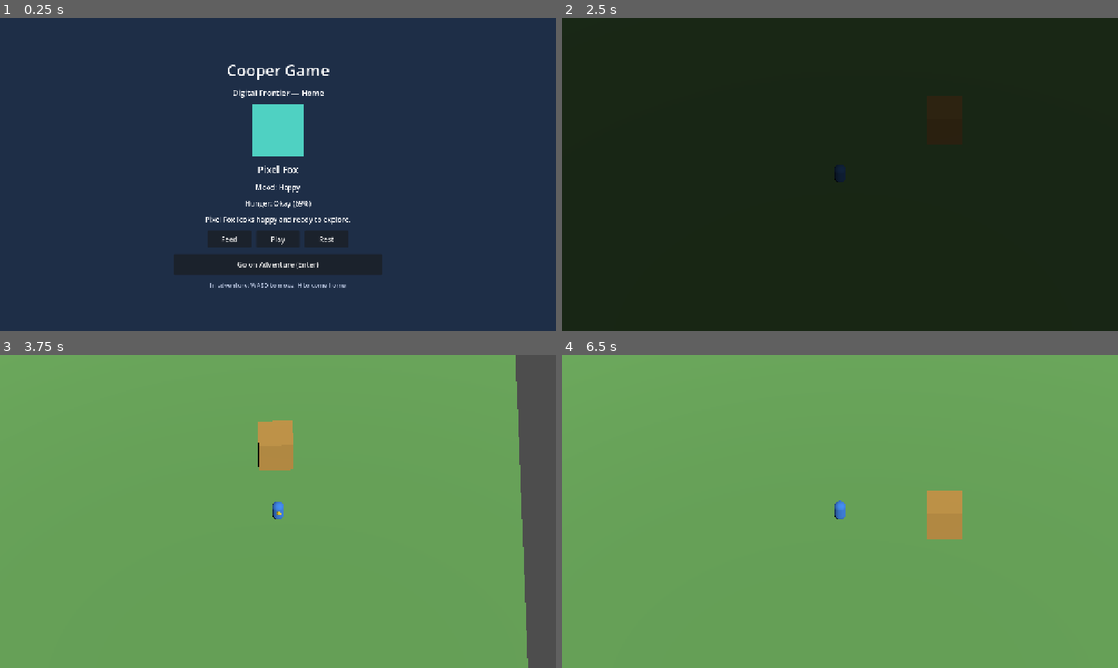
Above: before the commit, frames 1-4 (two rows, left to right).
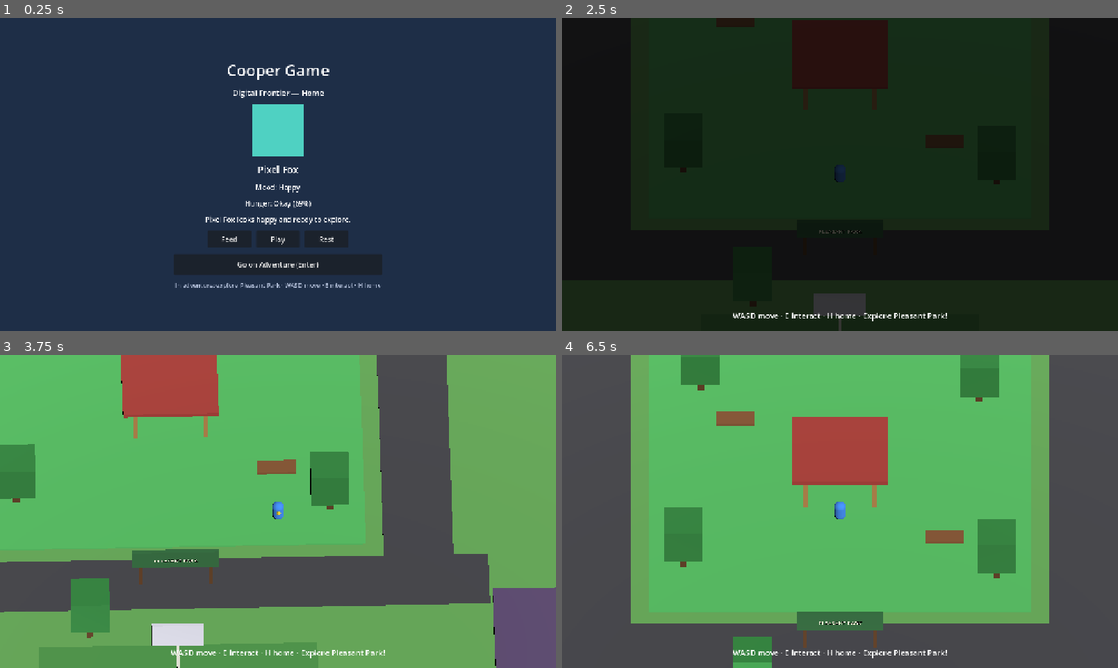
Above: after the commit, the same moments.

Repository: crossleyclark5-beep/a-video-game
Game: Godot game, scene res://scenes/bootstrap/boot.tscn
The game is run twice, just before and just after one commit, with the same random seed, the same clock (stepped at 60 frames per second) and the same inputs.
Inputs:
- Up to frame 1 (0.25 s): no input
- Up to frame 2 (2.5 s): click "Play" at 0.5 s; click "Play" at 1.25 s; click "Go on Adventure (Enter)" at 2 s
- Up to frame 3 (3.75 s): tap Enter (go_adventure) at 2.75, 3.6 s; hold D (move_right) 2.78-3.53 s; hold E (interact) 2.78-3.53 s; tap Space at 3.02 s; hold S (move_back) from 3.53 s (still down)
- Up to frame 4 (6.5 s): tap Space at 3.77, 6.02 s; tap E (interact) at 3.8, 5.85 s; release S (move_back) at 4.28 s; hold D (move_right) 4.28-5 s; hold E (interact) 4.28-5 s; tap H (go_home) at 4.35 s; click "Go on Adventure (Enter)" at 5 s; hold W (move_forward) from 5.78 s (still down)

The runs differ from the first frame. In frame 1, 0.3% of the frame differs, in the area x 31-69%, y 84-87%; in frame 2, 1.0%; in frame 3, 39%; in frame 4, 47%, in the area x 0-100%, y 0-100%.

Commit message:
Build Pleasant Park as first adventure world
Suburban starter town inspired by classic park-centered POI layout:
central gazebo park, sports field, 8 colorful houses, fuel stop, roads,
trees, welcome sign, and loot chests. Brick House and Green House are
enterable with roof-fade. Original Digital Frontier blockout geometry.

Co-authored-by: crossleyclark5-beep <crossleyclark5-beep@users.noreply.github.com>

Diff:
--- /dev/null
+++ b/digital-frontier/data/regions/pleasant_park.tres
@@ -0,0 +1,17 @@
+[gd_resource type="Resource" script_class="RegionData" load_steps=2 format=3 uid="uid://region_pleasant_park"]
+
+[ext_resource type="Script" path="res://resources/definitions/region_data.gd" id="1_region"]
+
+[resource]
+script = ExtResource("1_region")
+id = &"pleasant_park"
+display_name = "Pleasant Park"
+description = "A sunny suburban neighborhood built around a central park, sports field, and corner fuel stop. Your first Digital Frontier town."
+hex_width = 24
+hex_height = 24
+hex_size = 1.0
+hex_orientation = &"pointy"
+scene_path = "res://scenes/world/regions/pleasant_park.tscn"
+music_track_id = &"music_pleasant_park"
+neighbor_regions = PackedStringArray()
+creature_spawn_table_id = &"spawn_pleasant_park"
--- a/digital-frontier/scenes/home/home_companion.tscn
+++ b/digital-frontier/scenes/home/home_companion.tscn
@@ -110,7 +110,7 @@
 layout_mode = 2
 theme_override_font_sizes/font_size = 14
 theme_override_colors/font_color = Color(0.7, 0.75, 0.85, 1)
-text = "In adventure: WASD to move, H to come home"
+text = "In adventure: explore Pleasant Park · WASD move · E interact · H home"
 horizontal_alignment = 1
 
 [connection signal="pressed" from="Center/Buttons/FeedButton" to="." method="_on_feed_pressed"]
--- a/digital-frontier/scenes/world/game_world.gd
+++ b/digital-frontier/scenes/world/game_world.gd
@@ -1,16 +1,32 @@
 extends Node3D
-## Starter adventure region shell — Phase 1 playable spine.
-## One simple grasslands floor, player spawn, follow camera.
+## Adventure world — loads Pleasant Park as the first playable region.
 
+@onready var hex_grid_layer: Node3D = $HexGridLayer
+@onready var building_layer: Node3D = $BuildingLayer
 @onready var entity_layer: Node3D = $EntityLayer
 @onready var camera_rig: Node3D = $CameraRig
+@onready var hint_label: Label = %HintLabel
+
+var _region_data: Dictionary = {}
+var _nearby_chest: Area3D = null
+var _nearby_house: Node3D = null
+var _inside_house: Node3D = null
+var _player: Node3D = null
 
 
 func _ready() -> void:
 	InputManager.set_context(InputManager.Context.OVERWORLD)
-	EventBus.region_load_requested.emit(&"starter_plains")
+	_clear_placeholder_geometry()
+	_region_data = PleasantParkBuilder.build(hex_grid_layer)
+	EventBus.region_load_requested.emit(&"pleasant_park")
+	_wire_interactables()
 	_spawn_player()
-	print("[GameWorld] WASD/Arrows = move | H = Home")
+	_set_hint("WASD move · E interact · H home · Explore Pleasant Park!")
+
+
+func _clear_placeholder_geometry() -> void:
+	for child in hex_grid_layer.get_children():
+		child.queue_free()
 
 
 func _spawn_player() -> void:
@@ -18,9 +34,127 @@
 	if player_scene == null:
 		push_error("GameWorld: missing player.tscn")
 		return
-	var player: Node3D = player_scene.instantiate()
-	player.name = "Player"
-	entity_layer.add_child(player)
-	player.global_position = Vector3(0.0, 0.1, 0.0)
+	_player = player_scene.instantiate()
+	_player.name = "Player"
+	entity_layer.add_child(_player)
+	var spawn: Vector3 = _region_data.get(&"player_spawn", Vector3(0.0, 0.15, 8.0))
+	_player.global_position = spawn
 	if camera_rig.has_method("set_target"):
-		camera_rig.call("set_target", player)
+		camera_rig.call("set_target", _player)
+
+
+func _wire_interactables() -> void:
+	for chest in _region_data.get(&"chests", []):
+		if chest is Area3D:
+			chest.body_entered.connect(_on_chest_body_entered.bind(chest))
+			chest.body_exited.connect(_on_chest_body_exited.bind(chest))
+	for house in _region_data.get(&"enterable_houses", []):
+		var door: Area3D = house.get_node_or_null("DoorArea")
+		if door:
+			door.body_entered.connect(_on_door_body_entered.bind(house))
+			door.body_exited.connect(_on_door_body_exited.bind(house))
+
+
+func _unhandled_input(event: InputEvent) -> void:
+	if not event.is_action_pressed(&"interact"):
+		return
+	if _nearby_chest != null:
+		_try_open_chest(_nearby_chest)
+		return
+	if _inside_house != null:
+		_exit_house()
+		return
+	if _nearby_house != null:
+		_enter_house(_nearby_house)
+
+
+func _on_chest_body_entered(body: Node3D, chest: Area3D) -> void:
+	if body.is_in_group(GameConstants.GROUP_PLAYER):
+		_nearby_chest = chest
+		if not bool(chest.get_meta("opened", false)):
+			_set_hint("Press E to open chest")
+
+
+func _on_chest_body_exited(body: Node3D, chest: Area3D) -> void:
+	if body.is_in_group(GameConstants.GROUP_PLAYER) and _nearby_chest == chest:
+		_nearby_chest = null
+		_refresh_default_hint()
+
+
+func _on_door_body_entered(body: Node3D, house: Node3D) -> void:
+	if body.is_in_group(GameConstants.GROUP_PLAYER):
+		_nearby_house = house
+		if _inside_house == null:
+			_set_hint("Press E to enter %s" % house.name)
+
+
+func _on_door_body_exited(body: Node3D, house: Node3D) -> void:
+	if body.is_in_group(GameConstants.GROUP_PLAYER) and _nearby_house == house:
+		_nearby_house = null
+		if _inside_house == null:
+			_refresh_default_hint()
+
+
+func _try_open_chest(chest: Area3D) -> void:
+	if bool(chest.get_meta("opened", false)):
+		_set_hint("Chest already opened")
+		return
+	chest.set_meta("opened", true)
+	var item_id: StringName = chest.get_meta("loot_item", &"hex_shard")
+	var qty: int = int(chest.get_meta("loot_qty", 1))
+	InventoryManager.add_item(item_id, qty)
+	# Dim the chest mesh
+	for child in chest.get_children():
+		if child is MeshInstance3D:
+			(child as MeshInstance3D).modulate = Color(0.4, 0.4, 0.4)
+	_set_hint("Found Hex Shard! (Inventory: %d)" % InventoryManager.get_quantity(item_id))
+	EventBus.ui_notification_requested.emit("Opened chest — Hex Shard +%d" % qty, 2.0)
+
+
+func _enter_house(house: Node3D) -> void:
+	_inside_house = house
+	InputManager.set_context(InputManager.Context.BUILDING_INTERIOR)
+	var roof: MeshInstance3D = house.get_meta("roof_node") as MeshInstance3D
+	if roof:
+		var tween := create_tween()
+		tween.tween_property(roof, "modulate:a", 0.0, 0.35)
+	# Move player slightly inside
+	if _player:
+		_player.global_position = house.global_position + Vector3(0.0, 0.15, 0.5)
+	# Zoom camera a bit
+	if camera_rig.has_method("set_zoom_size"):
+		camera_rig.call("set_zoom_size", 12.0)
+	elif camera_rig.get_node_or_null("Camera3D"):
+		var cam: Camera3D = camera_rig.get_node("Camera3D")
+		var tween_cam := create_tween()
+		tween_cam.tween_property(cam, "size", 12.0, 0.35)
+	_set_hint("Inside %s — press E at the door to leave" % house.name)
+	EventBus.building_interior_loaded.emit(StringName(house.name))
+
+
+func _exit_house() -> void:
+	if _inside_house == null:
+		return
+	var house := _inside_house
+	var roof: MeshInstance3D = house.get_meta("roof_node") as MeshInstance3D
+	if roof:
+		var tween := create_tween()
+		tween.tween_property(roof, "modulate:a", 1.0, 0.35)
+	if _player:
+		_player.global_position = house.global_position + Vector3(0.0, 0.15, 5.0)
+	if camera_rig.get_node_or_null("Camera3D"):
+		var cam: Camera3D = camera_rig.get_node("Camera3D")
+		var tween_cam := create_tween()
+		tween_cam.tween_property(cam, "size", 18.0, 0.35)
+	_inside_house = null
+	InputManager.set_context(InputManager.Context.OVERWORLD)
+	_set_hint("Back outside — explore Pleasant Park!")
+
+
+func _set_hint(text: String) -> void:
+	if hint_label:
+		hint_label.text = text
+
+
+func _refresh_default_hint() -> void:
+	_set_hint("WASD move · E interact · H home · Explore Pleasant Park!")
--- a/digital-frontier/scenes/world/game_world.tscn
+++ b/digital-frontier/scenes/world/game_world.tscn
@@ -1,47 +1,17 @@
-[gd_scene load_steps=8 format=3 uid="uid://game_world_scene"]
+[gd_scene load_steps=3 format=3 uid="uid://game_world_scene"]
 
 [ext_resource type="Script" path="res://scenes/world/game_world.gd" id="1_world"]
 [ext_resource type="Script" path="res://scenes/world/camera_rig.gd" id="2_camera"]
-
-[sub_resource type="BoxMesh" id="BoxMesh_ground"]
-size = Vector3(40, 0.2, 40)
-
-[sub_resource type="StandardMaterial3D" id="Mat_grass"]
-albedo_color = Color(0.45, 0.72, 0.38, 1)
-
-[sub_resource type="BoxShape3D" id="BoxShape_ground"]
-size = Vector3(40, 0.2, 40)
-
-[sub_resource type="BoxMesh" id="BoxMesh_landmark"]
-size = Vector3(2, 2, 2)
-
-[sub_resource type="StandardMaterial3D" id="Mat_landmark"]
-albedo_color = Color(0.85, 0.65, 0.3, 1)
 
 [node name="GameWorld" type="Node3D"]
 script = ExtResource("1_world")
 
 [node name="Sun" type="DirectionalLight3D" parent="."]
-transform = Transform3D(0.866025, -0.353553, 0.353553, 0, 0.707107, 0.707107, -0.5, -0.612372, 0.612372, 0, 10, 0)
+transform = Transform3D(0.866025, -0.353553, 0.353553, 0, 0.707107, 0.707107, -0.5, -0.612372, 0.612372, 0, 18, 0)
+light_energy = 1.15
 shadow_enabled = false
 
 [node name="HexGridLayer" type="Node3D" parent="."]
-
-[node name="Ground" type="StaticBody3D" parent="HexGridLayer"]
-collision_layer = 1
-collision_mask = 0
-
-[node name="MeshInstance3D" type="MeshInstance3D" parent="HexGridLayer/Ground"]
-mesh = SubResource("BoxMesh_ground")
-surface_material_override/0 = SubResource("Mat_grass")
-
-[node name="CollisionShape3D" type="CollisionShape3D" parent="HexGridLayer/Ground"]
-shape = SubResource("BoxShape_ground")
-
-[node name="Landmark" type="MeshInstance3D" parent="HexGridLayer"]
-transform = Transform3D(1, 0, 0, 0, 1, 0, 0, 0, 1, 6, 1.1, -4)
-mesh = SubResource("BoxMesh_landmark")
-surface_material_override/0 = SubResource("Mat_landmark")
 
 [node name="BuildingLayer" type="Node3D" parent="."]
 
@@ -51,9 +21,28 @@
 
 [node name="CameraRig" type="Node3D" parent="."]
 script = ExtResource("2_camera")
+follow_distance = Vector3(0, 16, 16)
 
 [node name="Camera3D" type="Camera3D" parent="CameraRig"]
 transform = Transform3D(1, 0, 0, 0, 0.707107, 0.707107, 0, -0.707107, 0.707107, 0, 0, 0)
 projection = 1
 size = 18.0
 current = true
+far = 200.0
+
+[node name="HUD" type="CanvasLayer" parent="."]
+layer = 10
+
+[node name="HintLabel" type="Label" parent="HUD"]
+unique_name_in_owner = true
+anchors_preset = 12
+anchor_top = 1.0
+anchor_right = 1.0
+anchor_bottom = 1.0
+offset_left = 16.0
+offset_top = -48.0
+offset_right = -16.0
+offset_bottom = -12.0
+theme_override_font_sizes/font_size = 18
+text = "WASD move · E interact · H home"
+horizontal_alignment = 1
--- /dev/null
+++ b/digital-frontier/scenes/world/regions/pleasant_park.tscn
@@ -0,0 +1,3 @@
+[gd_scene format=3 uid="uid://pleasant_park_region"]
+
+[node name="PleasantPark" type="Node3D"]
--- a/digital-frontier/scripts/autoload/input_manager.gd
+++ b/digital-frontier/scripts/autoload/input_manager.gd
@@ -70,7 +70,7 @@
 
 
 func get_move_vector() -> Vector2:
-	if _active_context == Context.MENU or _active_context == Context.DIALOGUE:
+	if _active_context == Context.MENU or _active_context == Context.DIALOGUE or _active_context == Context.HOME:
 		return Vector2.ZERO
 	return Input.get_vector(&"move_left", &"move_right", &"move_forward", &"move_back")
 
--- /dev/null
+++ b/digital-frontier/scripts/world/pleasant_park_builder.gd
@@ -0,0 +1,252 @@
+class_name PleasantParkBuilder
+extends RefCounted
+## Builds Pleasant Park — original Digital Frontier suburban starter town.
+## Inspired by classic suburban POI structure (central park, house ring, field, fuel stop).
+## Does not copy any franchise assets or exact layouts.
+
+const GROUND_SIZE := Vector3(80.0, 0.25, 80.0)
+const PARK_SIZE := Vector3(22.0, 0.08, 22.0)
+const ROAD_COLOR := Color(0.28, 0.28, 0.3)
+const GRASS_COLOR := Color(0.42, 0.7, 0.36)
+const PARK_GRASS := Color(0.35, 0.78, 0.4)
+const FIELD_COLOR := Color(0.32, 0.62, 0.3)
+
+
+static func build(root: Node3D) -> Dictionary:
+	var result := {
+		&"player_spawn": Vector3(0.0, 0.15, 8.0),
+		&"chests": [],
+		&"enterable_houses": [],
+	}
+	_add_ground(root)
+	_add_road_ring(root)
+	_add_central_park(root)
+	_add_sports_field(root)
+	_add_fuel_stop(root)
+	_add_houses(root, result)
+	_add_trees(root)
+	_add_chests(root, result)
+	_add_sign(root, Vector3(0.0, 0.1, 14.0), "PLEASANT PARK")
+	return result
+
+
+static func _mesh_box(parent: Node3D, size: Vector3, color: Color, pos: Vector3, node_name: String = "Box") -> MeshInstance3D:
+	var mi := MeshInstance3D.new()
+	mi.name = node_name
+	var box := BoxMesh.new()
+	box.size = size
+	mi.mesh = box
+	var mat := StandardMaterial3D.new()
+	mat.albedo_color = color
+	mi.material_override = mat
+	mi.position = pos
+	parent.add_child(mi)
+	return mi
+
+
+static func _static_box(parent: Node3D, size: Vector3, color: Color, pos: Vector3, node_name: String = "Static") -> StaticBody3D:
+	var body := StaticBody3D.new()
+	body.name = node_name
+	body.collision_layer = 1
+	body.collision_mask = 0
+	body.position = pos
+	var mi := MeshInstance3D.new()
+	var box := BoxMesh.new()
+	box.size = size
+	mi.mesh = box
+	var mat := StandardMaterial3D.new()
+	mat.albedo_color = color
+	mi.material_override = mat
+	body.add_child(mi)
+	var col := CollisionShape3D.new()
+	var shape := BoxShape3D.new()
+	shape.size = size
+	col.shape = shape
+	body.add_child(col)
+	parent.add_child(body)
+	return body
+
+
+static func _add_ground(root: Node3D) -> void:
+	_static_box(root, GROUND_SIZE, GRASS_COLOR, Vector3(0.0, -0.125, 0.0), "Ground")
+
+
+static func _add_road_ring(root: Node3D) -> void:
+	var roads := Node3D.new()
+	roads.name = "Roads"
+	root.add_child(roads)
+	_static_box(roads, Vector3(36.0, 0.06, 4.0), ROAD_COLOR, Vector3(0.0, 0.03, -14.0), "RoadNorth")
+	_static_box(roads, Vector3(36.0, 0.06, 4.0), ROAD_COLOR, Vector3(0.0, 0.03, 14.0), "RoadSouth")
+	_static_box(roads, Vector3(4.0, 0.06, 32.0), ROAD_COLOR, Vector3(-14.0, 0.03, 0.0), "RoadWest")
+	_static_box(roads, Vector3(4.0, 0.06, 32.0), ROAD_COLOR, Vector3(14.0, 0.03, 0.0), "RoadEast")
+
+
+static func _add_central_park(root: Node3D) -> void:
+	var park := Node3D.new()
+	park.name = "CentralPark"
+	root.add_child(park)
+	_static_box(park, PARK_SIZE, PARK_GRASS, Vector3(0.0, 0.04, 0.0), "ParkLawn")
+	var gazebo := Node3D.new()
+	gazebo.name = "Gazebo"
+	park.add_child(gazebo)
+	for offset in [Vector3(-2, 1.2, -2), Vector3(2, 1.2, -2), Vector3(-2, 1.2, 2), Vector3(2, 1.2, 2)]:
+		_static_box(gazebo, Vector3(0.25, 2.4, 0.25), Color(0.75, 0.55, 0.3), offset, "Post")
+	_static_box(gazebo, Vector3(5.5, 0.25, 5.5), Color(0.7, 0.25, 0.22), Vector3(0.0, 2.5, 0.0), "Roof")
+	_static_box(park, Vector3(2.2, 0.15, 1.0), Color(0.55, 0.35, 0.2), Vector3(-6.0, 0.4, -5.0), "Picnic1")
+	_static_box(park, Vector3(2.2, 0.15, 1.0), Color(0.55, 0.35, 0.2), Vector3(6.0, 0.4, 5.0), "Picnic2")
+
+
+static func _add_sports_field(root: Node3D) -> void:
+	var field := Node3D.new()
+	field.name = "SportsField"
+	field.position = Vector3(0.0, 0.0, 24.0)
+	root.add_child(field)
+	_static_box(field, Vector3(16.0, 0.05, 10.0), FIELD_COLOR, Vector3(0.0, 0.05, 0.0), "Pitch")
+	_static_box(field, Vector3(3.0, 1.6, 0.2), Color(0.9, 0.9, 0.95), Vector3(0.0, 0.9, -5.0), "GoalNorth")
+	_static_box(field, Vector3(3.0, 1.6, 0.2), Color(0.9, 0.9, 0.95), Vector3(0.0, 0.9, 5.0), "GoalSouth")
+	_mesh_box(field, Vector3(0.15, 0.02, 10.0), Color(0.95, 0.95, 0.9), Vector3(0.0, 0.08, 0.0), "CenterLine")
+
+
+static func _add_fuel_stop(root: Node3D) -> void:
+	var fuel := Node3D.new()
+	fuel.name = "FuelStop"
+	fuel.position = Vector3(28.0, 0.0, 0.0)
+	root.add_child(fuel)
+	_static_box(fuel, Vector3(8.0, 3.0, 6.0), Color(0.85, 0.75, 0.35), Vector3(0.0, 1.5, 0.0), "Shop")
+	_static_box(fuel, Vector3(10.0, 0.2, 8.0), Color(0.25, 0.25, 0.27), Vector3(0.0, 0.1, 0.0), "Forecourt")
+	_static_box(fuel, Vector3(6.0, 0.3, 4.0), Color(0.2, 0.2, 0.22), Vector3(0.0, 3.3, 0.0), "Canopy")
+	_static_box(fuel, Vector3(0.3, 3.0, 0.3), Color(0.4, 0.4, 0.45), Vector3(-2.5, 1.6, -1.5), "PumpPost1")
+	_static_box(fuel, Vector3(0.3, 3.0, 0.3), Color(0.4, 0.4, 0.45), Vector3(2.5, 1.6, -1.5), "PumpPost2")
+
+
+static func _add_houses(root: Node3D, result: Dictionary) -> void:
+	var houses := [
+		{"name": "BrickHouse", "pos": Vector3(-22.0, 0.0, -22.0), "color": Color(0.72, 0.32, 0.28), "enterable": true},
+		{"name": "YellowHouse", "pos": Vector3(0.0, 0.0, -26.0), "color": Color(0.92, 0.78, 0.28), "enterable": false},
+		{"name": "WhiteHouse", "pos": Vector3(22.0, 0.0, -22.0), "color": Color(0.92, 0.92, 0.9), "enterable": false},
+		{"name": "GreenHouse", "pos": Vector3(-26.0, 0.0, 0.0), "color": Color(0.28, 0.62, 0.35), "enterable": true},
+		{"name": "ModernHouse", "pos": Vector3(26.0, 0.0, 14.0), "color": Color(0.35, 0.55, 0.85), "enterable": false},
+		{"name": "CoralHouse", "pos": Vector3(-22.0, 0.0, 22.0), "color": Color(0.9, 0.5, 0.45), "enterable": false},
+		{"name": "SkyHouse", "pos": Vector3(0.0, 0.0, 34.0), "color": Color(0.55, 0.75, 0.9), "enterable": false},
+		{"name": "LavenderHouse", "pos": Vector3(22.0, 0.0, 22.0), "color": Color(0.7, 0.55, 0.85), "enterable": false},
+	]
+	var houses_root := Node3D.new()
+	houses_root.name = "Houses"
+	root.add_child(houses_root)
+	for spec in houses:
+		var house := _build_house(houses_root, spec["name"], spec["pos"], spec["color"], spec["enterable"])
+		if spec["enterable"]:
+			result[&"enterable_houses"].append(house)
+
+
+static func _build_house(parent: Node3D, house_name: String, pos: Vector3, color: Color, enterable: bool) -> Node3D:
+	var house := Node3D.new()
+	house.name = house_name
+	house.position = pos
+	parent.add_child(house)
+	_static_box(house, Vector3(7.0, 3.2, 6.0), color, Vector3(0.0, 1.6, 0.0), "Body")
+	var roof := _mesh_box(house, Vector3(7.8, 0.6, 6.8), Color(color.r * 0.55, color.g * 0.55, color.b * 0.55), Vector3(0.0, 3.5, 0.0), "Roof")
+	_mesh_box(house, Vector3(1.2, 2.0, 0.15), Color(0.35, 0.22, 0.12), Vector3(0.0, 1.0, 3.05), "Door")
+	_mesh_box(house, Vector3(1.2, 1.0, 0.1), Color(0.6, 0.85, 0.95), Vector3(-2.0, 1.8, 3.05), "WindowL")
+	_mesh_box(house, Vector3(1.2, 1.0, 0.1), Color(0.6, 0.85, 0.95), Vector3(2.0, 1.8, 3.05), "WindowR")
+	if enterable:
+		house.set_meta("roof_node", roof)
+		house.set_meta("enterable", true)
+		var door_area := Area3D.new()
+		door_area.name = "DoorArea"
+		door_area.collision_layer = 16
+		door_area.collision_mask = 4
+		door_area.monitoring = true
+		door_area.position = Vector3(0.0, 1.0, 3.5)
+		var shape := CollisionShape3D.new()
+		var box := BoxShape3D.new()
+		box.size = Vector3(2.5, 2.5, 2.0)
+		shape.shape = box
+		door_area.add_child(shape)
+		house.add_child(door_area)
+		_mesh_box(house, Vector3(6.2, 0.08, 5.2), Color(0.65, 0.5, 0.35), Vector3(0.0, 0.2, 0.0), "InteriorFloor")
+		_mesh_box(house, Vector3(1.5, 0.8, 0.8), Color(0.4, 0.25, 0.15), Vector3(-1.5, 0.6, -1.0), "Table")
+		_mesh_box(house, Vector3(1.2, 1.4, 0.5), Color(0.55, 0.35, 0.7), Vector3(2.0, 0.9, -1.5), "Shelf")
+	return house
+
+
+static func _add_trees(root: Node3D) -> void:
+	var trees := Node3D.new()
+	trees.name = "Trees"
+	root.add_child(trees)
+	var positions: Array[Vector3] = [
+		Vector3(-8, 0, -8), Vector3(8, 0, -7), Vector3(-9, 0, 7), Vector3(9, 0, 8),
+		Vector3(-18, 0, -10), Vector3(18, 0, -12), Vector3(-30, 0, 8), Vector3(32, 0, -8),
+		Vector3(-12, 0, 28), Vector3(12, 0, 30), Vector3(5, 0, -18), Vector3(-5, 0, 18),
+	]
+	var i := 0
+	for p in positions:
+		var tree := Node3D.new()
+		tree.name = "Tree_%d" % i
+		tree.position = p
+		trees.add_child(tree)
+		_static_box(tree, Vector3(0.4, 1.6, 0.4), Color(0.4, 0.25, 0.12), Vector3(0.0, 0.8, 0.0), "Trunk")
+		_static_box(tree, Vector3(2.2, 2.2, 2.2), Color(0.2, 0.55, 0.25), Vector3(0.0, 2.4, 0.0), "Canopy")
+		i += 1
+
+
+static func _add_chests(root: Node3D, result: Dictionary) -> void:
+	var chests_root := Node3D.new()
+	chests_root.name = "Chests"
+	root.add_child(chests_root)
+	var spots: Array[Vector3] = [
+		Vector3(0.0, 0.0, -3.0),
+		Vector3(-22.0, 0.0, -18.0),
+		Vector3(26.0, 0.0, 10.0),
+		Vector3(0.0, 0.0, 24.0),
+		Vector3(28.0, 0.0, -4.0),
+	]
+	var idx := 0
+	for spot in spots:
+		var chest := _build_chest(chests_root, "Chest_%d" % idx, spot)
+		result[&"chests"].append(chest)
+		idx += 1
+
+
+static func _build_chest(parent: Node3D, chest_name: String, pos: Vector3) -> Area3D:
+	var area := Area3D.new()
+	area.name = chest_name
+	area.position = pos + Vector3(0.0, 0.5, 0.0)
+	area.collision_layer = 16
+	area.collision_mask = 4
+	area.monitoring = true
+	area.set_meta("chest_id", StringName(chest_name.to_lower()))
+	area.set_meta("loot_item", &"hex_shard")
+	area.set_meta("loot_qty", 1)
+	area.set_meta("opened", false)
+	var mi := MeshInstance3D.new()
+	var box := BoxMesh.new()
+	box.size = Vector3(0.9, 0.6, 0.7)
+	mi.mesh = box
+	var mat := StandardMaterial3D.new()
+	mat.albedo_color = Color(0.85, 0.65, 0.15)
+	mi.material_override = mat
+	area.add_child(mi)
+	var shape := CollisionShape3D.new()
+	var s := BoxShape3D.new()
+	s.size = Vector3(1.4, 1.2, 1.4)
+	shape.shape = s
+	area.add_child(shape)
+	parent.add_child(area)
+	return area
+
+
+static func _add_sign(root: Node3D, pos: Vector3, text: String) -> void:
+	var sign := Node3D.new()
+	sign.name = "WelcomeSign"
+	sign.position = pos
+	root.add_child(sign)
+	_static_box(sign, Vector3(0.2, 2.2, 0.2), Color(0.4, 0.25, 0.12), Vector3(-2.0, 1.1, 0.0), "PostL")
+	_static_box(sign, Vector3(0.2, 2.2, 0.2), Color(0.4, 0.25, 0.12), Vector3(2.0, 1.1, 0.0), "PostR")
+	_static_box(sign, Vector3(5.0, 1.2, 0.25), Color(0.2, 0.45, 0.25), Vector3(0.0, 2.0, 0.0), "Board")
+	var label := Label3D.new()
+	label.text = text
+	label.font_size = 64
+	label.position = Vector3(0.0, 2.0, 0.2)
+	label.modulate = Color(0.95, 0.95, 0.85)
+	sign.add_child(label)
Not shown, added: digital-frontier/scripts/world/pleasant_park_builder.gd.uid
Not shown, changed: digital-frontier/START_HERE.md
